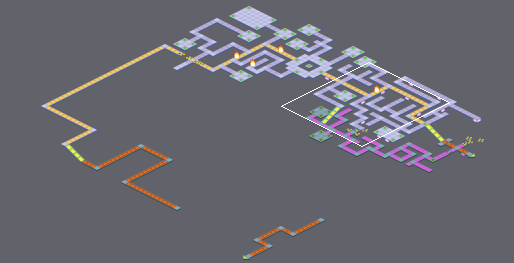
Tiled map: areas/Industrial_hub.tmx. The picture above shows the old version from afar; the outline marks the close-up.
Close-up. As it was:
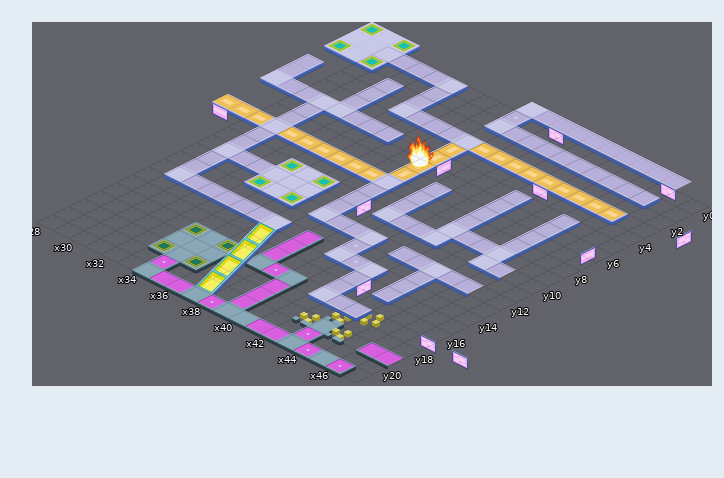
Cells are 64x32 px. Isometric: x runs down to the right, y down to the left. Shown: x 28..47, y 0..21. The commit also changed other parts of the map, which this record leaves out. Layer "Tile Layer 5" is drawn 0,-64 px off the grid.
New version:
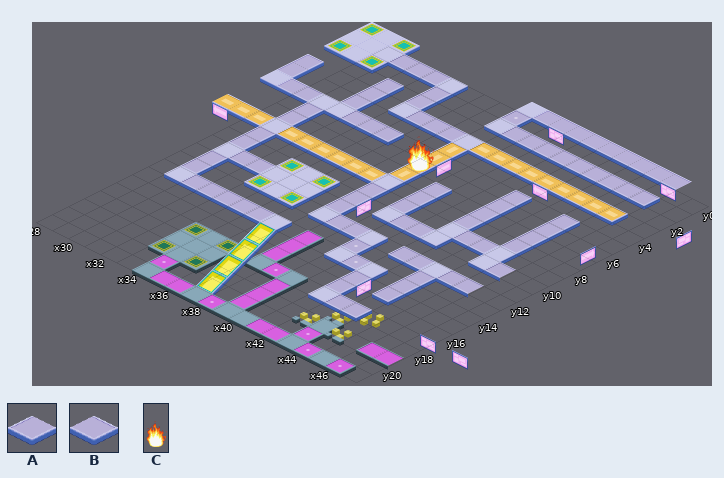
Key: from "Cyberworld Indus": A 5, B 5 flipped left-right; from "obstacle fire 2": C 0.
_ is an empty cell.
Objects are placed by the point they stand on, in cells (3,4 is the top-left corner of cell 3,4); size is 1x1 cell unless given.
What changed:
Layer "Tile Layer 5":
Tile B becomes tile A in row 4 at x 34; in row 6 at x 32; in row 9 at x 31; in row 12 at x 31; in row 13 at x 38; in row 15 at x 31.
Tile B becomes tile A in row 18 at x 43.
Tile A becomes tile B in row 2 at x 33; in row 3 at x 47; in row 5 at x 37; in row 7 at x 30 and 35; in row 13 at x 33; in row 14 at x 40.
Tile A becomes tile B in row 16 at x 36; in row 19 at x 45.
Layer "Object Layer 5":
Object C at 38.5,8.5 size 1x4 becomes C at 38.8,8.8 size 1x4.
